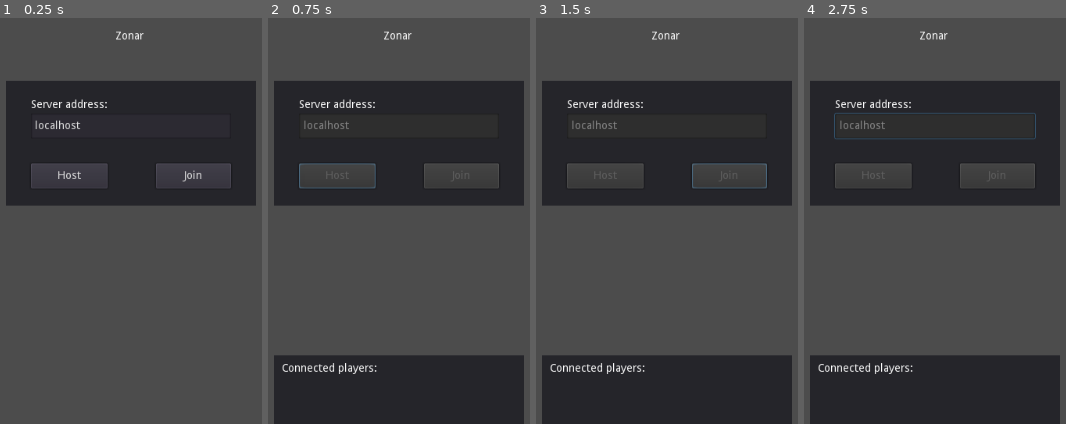
Above: before the commit, frames 1-4 (left to right).
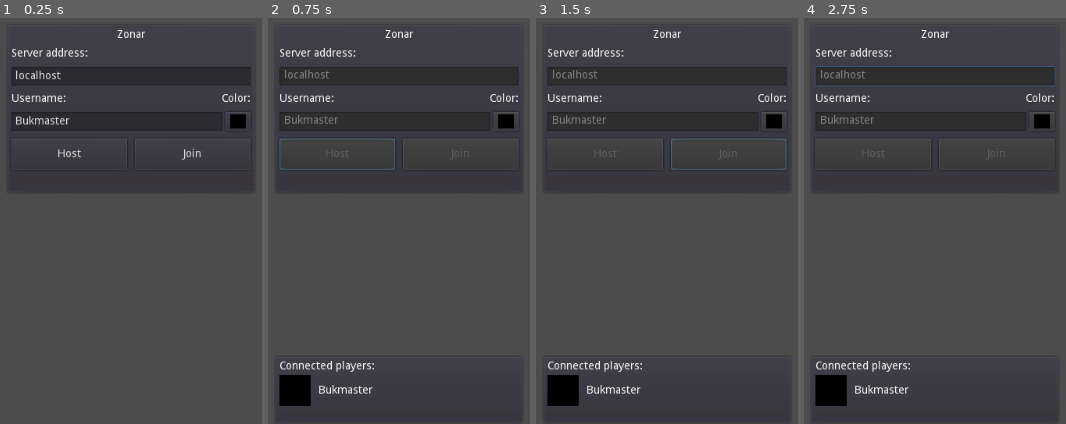
Above: after the commit, the same moments.

Repository: Ghostbird/zonar
Game: Godot game, scene res://levels/lobby.tscn
The game is run twice, just before and just after one commit, with the same random seed, the same clock (stepped at 60 frames per second) and the same inputs.
Inputs (mouse positions are in pixels of both pictures, inside the frame that each line leads up to):
- Up to frame 1 (0.25 s): no input
- Up to frame 2 (0.75 s): click "Host" at 0.5 s
- Up to frame 3 (1.5 s): move the mouse to (outside the picture) at 1.27 s; hold Right (ui_right) from 1.28 s (still down); hold 1 (switch_action_1) from 1.28 s (still down)
- Up to frame 4 (2.75 s): keep holding Right (ui_right); tap Up (ui_up) at 1.52, 2.27 s; tap Enter at 2 s; move the mouse to (outside the picture) at 2.02 s; release 1 (switch_action_1) at 2.03 s; tap 2 (switch_action_2) at 2.1 s

The runs differ from the first frame. In frame 1, 19% of the frame differs, in the area x 2-98%, y 2-47%; in frame 2, 29%; in frame 3, 29%; in frame 4, 29%, in the area x 2-98%, y 2-100%.

Commit message:
Set player info in lobby

Diff:
--- a/Lobby.gd
+++ b/Lobby.gd
@@ -2,16 +2,16 @@
 
 export(int) var server_port = 27027
 export(int) var number_of_players = 2
+
 # Player info, associate ID to data
 var player_info = {}
-# Info we send to other players
-
-var my_info = { name = "Bukmaster", color = Color8(0, 0, 255) }
-
 var connected_peer_resource = load("res://actors/connected_peer.tscn")
-
 var localplayer = load("res://actors/LocalPlayer.tscn")
 var networkplayer = load("res://actors/NetworkPlayer.tscn")
+
+# Get info for the local player
+func get_player_info():
+	return { name = $connectbox/vbox/hbox/username.text, color = $connectbox/vbox/hbox/color.color }
 
 func _ready():
     get_tree().connect("network_peer_connected", self, "_player_connected")
@@ -20,13 +20,9 @@
     get_tree().connect("connection_failed", self, "_connected_fail")
     get_tree().connect("server_disconnected", self, "_server_disconnected")
 
-# Called every frame. 'delta' is the elapsed time since the previous frame.
-func _process(delta):
-    pass
-
 func _player_connected(id):
     # Called on both clients and server when a peer connects. Send my info to it.
-    rpc_id(id, "register_player", my_info)
+    rpc_id(id, "register_player", get_player_info())
 
 func _player_disconnected(id):
     if (get_tree().is_network_server()):
@@ -51,28 +47,29 @@
     player_info[id] = info
     var connected_peer = connected_peer_resource.instance()
     connected_peer.set_id(str(id))
+    connected_peer.set_color(info.color)
     connected_peer.set_username(info.name)
-    $playerbox/vbox.add_child(connected_peer)
+    $playerbox/vbox/playerinfo.add_child(connected_peer)
     if get_tree().is_network_server():
-        $playerbox/start.show()
+        $playerbox/vbox/start.show()
 
 func _on_host_pressed():
     var peer = NetworkedMultiplayerENet.new()
     peer.create_server(server_port, number_of_players)
     get_tree().set_network_peer(peer)
     $playerbox.show()
-    $connectbox/host.disabled = true
-    $connectbox/join.disabled = true
-    $connectbox/server_address.editable = false
-
+    $connectbox.disable()
+    # Register self
+    register_player(get_player_info())
 
 func _on_join_pressed():
     var peer = NetworkedMultiplayerENet.new()
     peer.create_client($connectbox/server_address.text, server_port)
     get_tree().set_network_peer(peer)
-    $connectbox/host.disabled = true
-    $connectbox/join.disabled = true
-    $connectbox/server_address.editable = false
+    $playerbox.show()
+    $connectbox.disable()
+    # Register self
+    register_player(get_player_info())
 
 
 func _on_start_pressed():
@@ -93,7 +90,7 @@
     my_player.level = level
     level.get_node("Players").add_child(my_player)
 
-    for p in player_info:
+    for p in get_tree().get_network_connected_peers():
         var player = networkplayer.instance()
         player.set_name(str(p))
         player.set_network_master(p)
@@ -110,9 +107,5 @@
         #erase level scene
         get_tree().get_root().find_node("level").free() # erase immediately, otherwise network might show errors (this is why we connected deferred above)
         show()
-
     get_tree().set_network_peer(null) #remove peer
-
-    $connectbox/host.disabled = false
-    $connectbox/join.disabled = false
-    $connectbox/server_address.editable = true
+    $connectbox.enable(with_error)
--- a/actors/BasePlayer.gd
+++ b/actors/BasePlayer.gd
@@ -14,8 +14,6 @@
 var spawn_point
 
 var motion = Vector2()
-
-var controller_id = null
 
 var animation_override = null
 
@@ -58,7 +56,6 @@
 
     var is_on_floor = is_on_floor()
     # Animations
-    var playing = $AnimatedSprite.animation
     var round_motion = motion.round()
     if is_on_floor:
         if round_motion.x == 0:
--- a/actors/connected_peer.gd
+++ b/actors/connected_peer.gd
@@ -1,11 +1,12 @@
 extends Control
 
-# Called when the node enters the scene tree for the first time.
-func _ready():
-	pass # Replace with function body.
+var id
 
-func set_id(id):
-	$HBoxContainer/id.text = id
+func set_id(value):
+	id = value
+
+func set_color(color):
+	$color.color = color
 
 func set_username(username):
-	$HBoxContainer/username.text = username
+	$username.text = username
--- a/actors/connected_peer.tscn
+++ b/actors/connected_peer.tscn
@@ -5,18 +5,18 @@
 [node name="connected_peer" type="Control"]
 anchor_right = 1.0
 anchor_bottom = 1.0
+margin_right = -874.0
+margin_bottom = -560.0
 script = ExtResource( 1 )
 
-[node name="HBoxContainer" type="HBoxContainer" parent="."]
+[node name="color" type="ColorRect" parent="."]
 margin_right = 40.0
 margin_bottom = 40.0
+color = Color( 1, 0, 0, 1 )
 
-[node name="id" type="Label" parent="HBoxContainer"]
+[node name="username" type="Label" parent="."]
+margin_left = 50.0
 margin_top = 13.0
+margin_right = 104.0
 margin_bottom = 27.0
-
-[node name="username" type="Label" parent="HBoxContainer"]
-margin_left = 4.0
-margin_top = 13.0
-margin_right = 4.0
-margin_bottom = 27.0
+text = "test text"
--- /dev/null
+++ b/levels/connectbox.gd
@@ -0,0 +1,19 @@
+extends PanelContainer
+
+func disable():
+	$vbox/hbox_buttons/host.disabled = true
+	$vbox/hbox_buttons/join.disabled = true
+	$vbox/hbox/color.disabled = true
+	$vbox/hbox/username.editable = false
+	$vbox/server_address.editable = false
+	$vbox/error.text = ''
+	$vbox/error.hide()
+
+func enable(with_error=''):
+	$vbox/hbox_buttons/host.disabled = false
+	$vbox/hbox_buttons/join.disabled = false
+	$vbox/hbox/color.disabled = false
+	$vbox/hbox/username.editable = true
+	$vbox/server_address.editable = true
+	$vbox/error.text = with_error
+	$vbox/error.show()
--- a/levels/lobby.tscn
+++ b/levels/lobby.tscn
@@ -1,61 +1,114 @@
-[gd_scene load_steps=2 format=2]
+[gd_scene load_steps=3 format=2]
 
 [ext_resource path="res://Lobby.gd" type="Script" id=1]
+[ext_resource path="res://levels/connectbox.gd" type="Script" id=2]
 
 [node name="lobby" type="Control"]
 anchor_right = 1.0
 anchor_bottom = 1.0
 script = ExtResource( 1 )
 
-[node name="connectbox" type="Panel" parent="."]
+[node name="connectbox" type="PanelContainer" parent="."]
 anchor_left = 0.5
 anchor_top = 0.5
 anchor_right = 0.5
 anchor_bottom = 0.5
 margin_left = -160.0
-margin_top = -140.0
+margin_top = -213.0
 margin_right = 160.0
-margin_bottom = 20.0
+margin_bottom = 5.0
 grow_vertical = 2
+script = ExtResource( 2 )
 
-[node name="server_address_title" type="Label" parent="connectbox"]
-margin_left = 32.0
+[node name="vbox" type="VBoxContainer" parent="connectbox"]
+margin_left = 7.0
+margin_top = 7.0
+margin_right = 313.0
+margin_bottom = 211.0
+custom_constants/separation = 10
+
+[node name="title" type="Label" parent="connectbox/vbox"]
+margin_right = 306.0
+margin_bottom = 14.0
+text = "Zonar"
+align = 1
+
+[node name="server_address_title" type="Label" parent="connectbox/vbox"]
 margin_top = 24.0
-margin_right = 130.0
+margin_right = 306.0
 margin_bottom = 38.0
+size_flags_horizontal = 3
 text = "Server address:"
 
-[node name="server_address" type="LineEdit" parent="connectbox"]
-margin_left = 32.0
-margin_top = 42.0
-margin_right = 288.0
-margin_bottom = 74.0
+[node name="server_address" type="LineEdit" parent="connectbox/vbox"]
+margin_top = 48.0
+margin_right = 306.0
+margin_bottom = 72.0
 text = "localhost"
 
-[node name="host" type="Button" parent="connectbox"]
-margin_left = 32.0
+[node name="hbox_titles" type="HBoxContainer" parent="connectbox/vbox"]
+margin_top = 82.0
+margin_right = 306.0
+margin_bottom = 96.0
+
+[node name="username_title" type="Label" parent="connectbox/vbox/hbox_titles"]
+margin_right = 265.0
+margin_bottom = 14.0
+size_flags_horizontal = 3
+text = "Username:"
+
+[node name="colour_title" type="Label" parent="connectbox/vbox/hbox_titles"]
+margin_left = 269.0
+margin_right = 306.0
+margin_bottom = 14.0
+text = "Color:"
+align = 2
+
+[node name="hbox" type="HBoxContainer" parent="connectbox/vbox"]
 margin_top = 106.0
-margin_right = 130.0
-margin_bottom = 138.0
+margin_right = 306.0
+margin_bottom = 130.0
+
+[node name="username" type="LineEdit" parent="connectbox/vbox/hbox"]
+margin_right = 270.0
+margin_bottom = 24.0
+size_flags_horizontal = 3
+text = "Bukmaster"
+
+[node name="color" type="ColorPickerButton" parent="connectbox/vbox/hbox"]
+margin_left = 274.0
+margin_right = 306.0
+margin_bottom = 24.0
+rect_min_size = Vector2( 32, 0 )
+
+[node name="hbox_buttons" type="HBoxContainer" parent="connectbox/vbox"]
+margin_top = 140.0
+margin_right = 306.0
+margin_bottom = 180.0
+custom_constants/separation = 10
+
+[node name="host" type="Button" parent="connectbox/vbox/hbox_buttons"]
+margin_right = 148.0
+margin_bottom = 40.0
+rect_min_size = Vector2( 0, 40 )
+size_flags_horizontal = 3
 text = "Host"
 
-[node name="join" type="Button" parent="connectbox"]
-margin_left = 192.0
-margin_top = 106.0
-margin_right = 288.0
-margin_bottom = 138.0
+[node name="join" type="Button" parent="connectbox/vbox/hbox_buttons"]
+margin_left = 158.0
+margin_right = 306.0
+margin_bottom = 40.0
+size_flags_horizontal = 3
 text = "Join"
 
-[node name="title" type="Label" parent="."]
-anchor_left = 0.5
-anchor_right = 0.5
-margin_left = -20.0
-margin_top = 96.0
-margin_right = 20.0
-margin_bottom = 110.0
-text = "Zonar"
+[node name="error" type="Label" parent="connectbox/vbox"]
+margin_top = 190.0
+margin_right = 306.0
+margin_bottom = 204.0
+size_flags_horizontal = 3
+custom_colors/font_color = Color( 1, 0, 0, 1 )
 
-[node name="playerbox" type="Panel" parent="."]
+[node name="playerbox" type="PanelContainer" parent="."]
 visible = false
 anchor_left = 0.5
 anchor_top = 1.0
@@ -67,34 +120,32 @@
 grow_vertical = 0
 
 [node name="vbox" type="VBoxContainer" parent="playerbox"]
-anchor_left = 0.5
-anchor_top = 1.0
-anchor_right = 0.5
-anchor_bottom = 1.0
-margin_left = -150.0
-margin_top = -78.0
-margin_right = 149.0
-margin_bottom = -56.0
-__meta__ = {
-"_edit_group_": true
-}
+margin_left = 7.0
+margin_top = 7.0
+margin_right = 313.0
+margin_bottom = 81.0
+grow_vertical = 0
+size_flags_vertical = 3
 
 [node name="title" type="Label" parent="playerbox/vbox"]
-margin_right = 299.0
+margin_right = 306.0
 margin_bottom = 14.0
 text = "Connected players:"
 
-[node name="start" type="Button" parent="playerbox"]
+[node name="playerinfo" type="VBoxContainer" parent="playerbox/vbox"]
+margin_top = 18.0
+margin_right = 306.0
+margin_bottom = 18.0
+grow_vertical = 0
+size_flags_horizontal = 3
+custom_constants/separation = 46
+
+[node name="start" type="Button" parent="playerbox/vbox"]
 visible = false
-anchor_left = 0.5
-anchor_top = 1.0
-anchor_right = 0.5
-anchor_bottom = 1.0
-margin_left = -20.5
-margin_top = -30.0
-margin_right = 20.5
-margin_bottom = -10.0
+margin_top = 22.0
+margin_right = 306.0
+margin_bottom = 42.0
 text = "Start"
-[connection signal="pressed" from="connectbox/host" to="." method="_on_host_pressed"]
-[connection signal="pressed" from="connectbox/join" to="." method="_on_join_pressed"]
-[connection signal="pressed" from="playerbox/start" to="." method="_on_start_pressed"]
+[connection signal="pressed" from="connectbox/vbox/hbox_buttons/host" to="." method="_on_host_pressed"]
+[connection signal="pressed" from="connectbox/vbox/hbox_buttons/join" to="." method="_on_join_pressed"]
+[connection signal="pressed" from="playerbox/vbox/start" to="." method="_on_start_pressed"]
